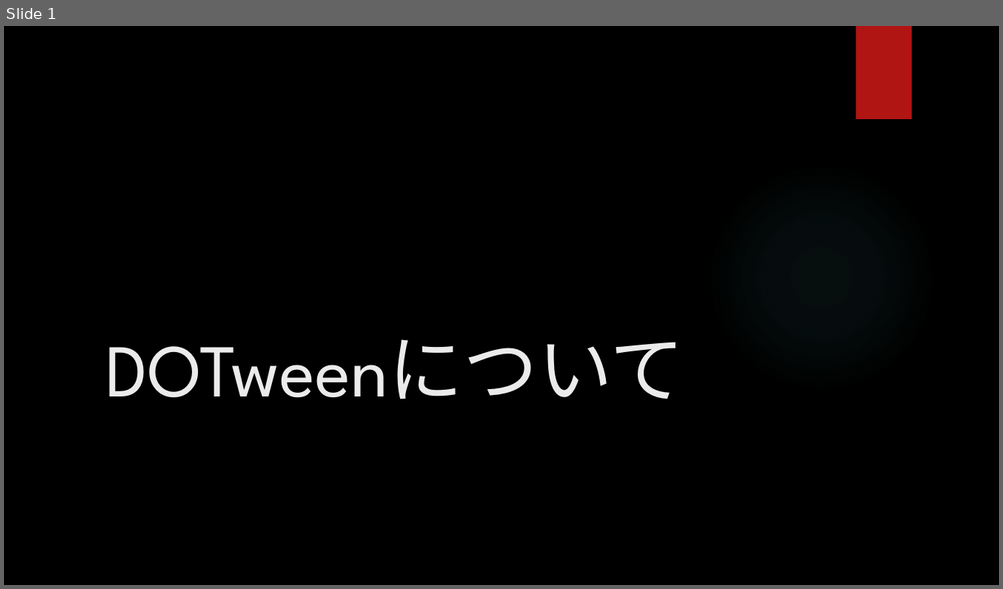
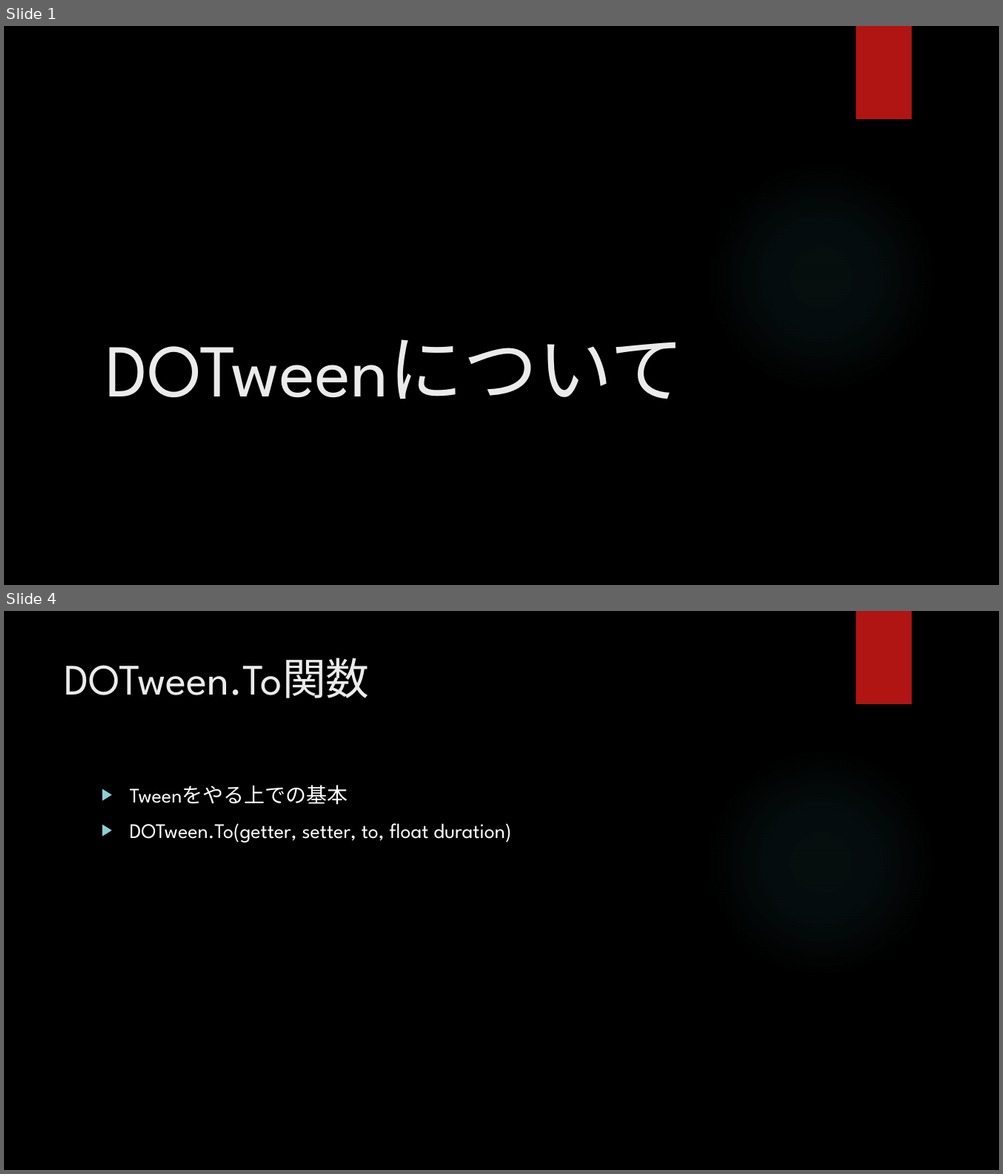
Before and after one commit to hopesnow/Study, a slide deck: RHStudy/Documents/プレゼンテーション1.pptx. Shown one above the other, each under a label of ours: slide 1 before the commit, slides 1 and 4 after it; the slides between them are not shown. The pictures are 1003x589 and 1003x1174 pixels, drawn with LibreOffice and Linux fonts; fonts in the diff are those of the drawing; background and template pictures are left out. Boxes give left, top, right and bottom in pixels: in the first picture for what was removed or moved away, otherwise in the second. Text is boxed around its words. In the diff, an @@ line names an element or a change of style, - is before the commit and + after.

```diff
--- a/RHStudy/Documents/プレゼンテーション1.pptx
+++ b/RHStudy/Documents/プレゼンテーション1.pptx
@@ slide 4 added at bbox=[4, 611, 999, 1170], background picture (left out); not listed: 2 template elements that a slide beside it also shows @@
@@ title added at bbox=[64, 658, 369, 698], 42 pt, text #EBEBEB @@
+DOTween.To関数
@@ text added at bbox=[130, 785, 511, 843], 20 pt, text #FFFFFF @@
+▶ Tweenをやる上での基本
+▶ DOTween.To(getter, setter, to, float duration)
```
Also in this commit, not shown: 9 other slides added, 2 other files.
